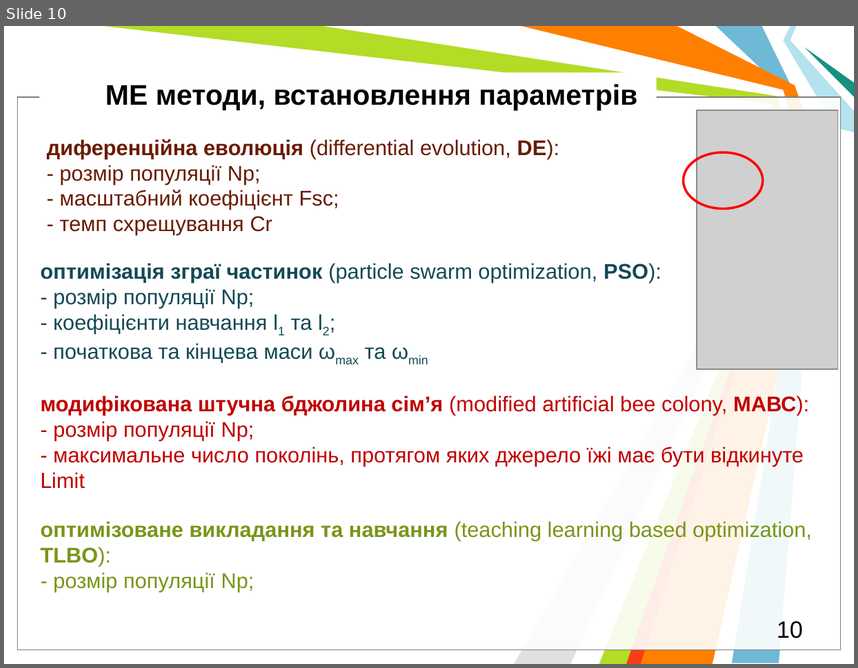
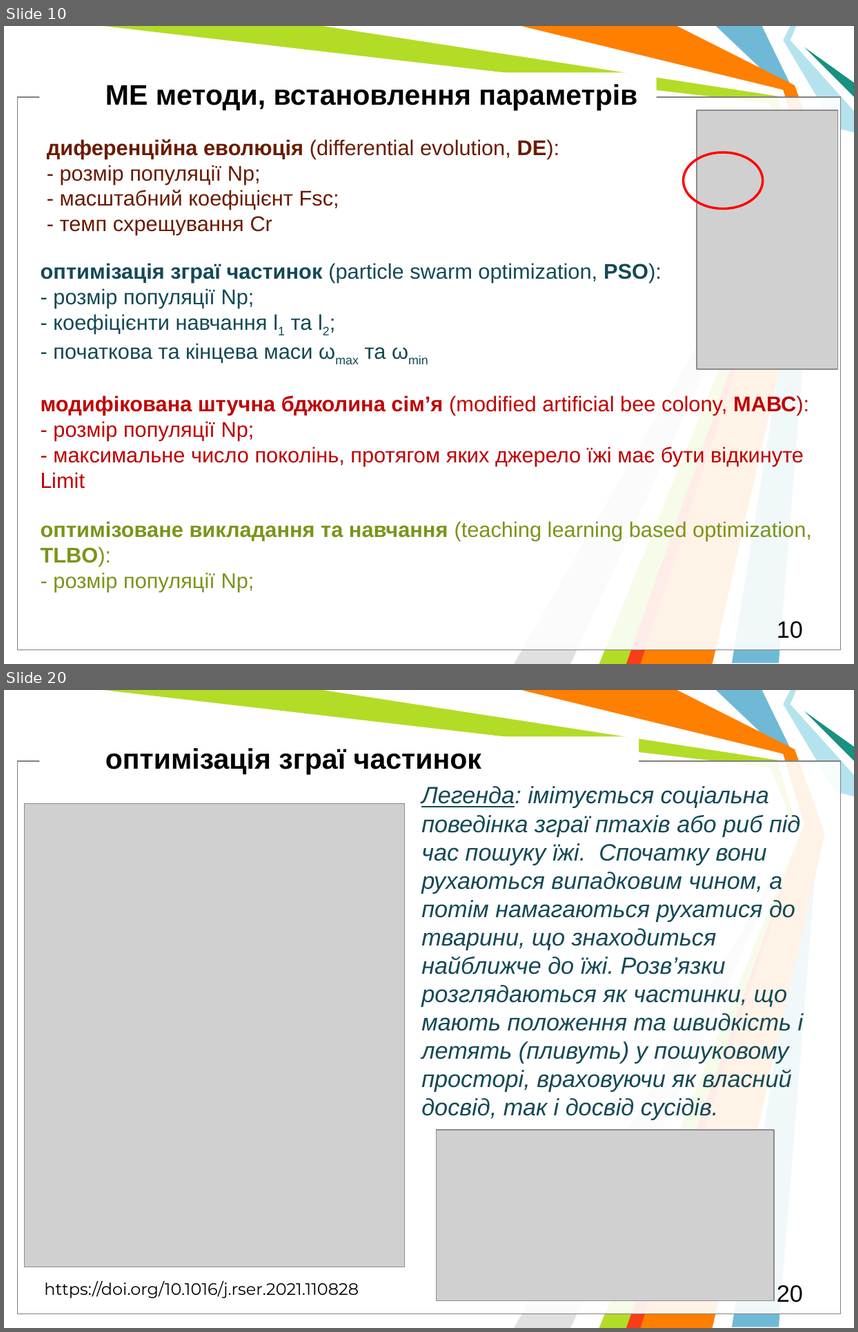
Before and after one commit to l432/NMK, a slide deck: Lecture/DAAD/DAAD_MetaH.pptm. Shown one above the other, each under a label of ours: slide 10 before the commit, slides 10 and 20 after it; the slides between them are not shown. The pictures are 858x668 and 858x1332 pixels, drawn with LibreOffice and Linux fonts; fonts in the diff are those of the drawing; grey boxes stand for pictures; background and template pictures are left out. Boxes give left, top, right and bottom in pixels: in the first picture for what was removed or moved away, otherwise in the second. Text is boxed around its words. In the diff, an @@ line names an element or a change of style, - is before the commit and + after.

```diff
--- a/Lecture/DAAD/DAAD_MetaH.pptm
+++ b/Lecture/DAAD/DAAD_MetaH.pptm
@@ slide 20 added at (4, 690, 854, 1328), background #FFFFFF; not listed: 11 template elements that a slide beside it also shows @@
@@ text added at (105, 748, 481, 774), 24 pt, text #000000, bold @@
+оптимізація зграї частинок
@@ text added at (421, 786, 804, 1120), 20 pt, text #134955, italic @@
+Легенда: імітується соціальна поведінка зграї птахів або риб під час пошуку їжі. Спочатку вони рухаються випадковим чином, а потім намагаються рухатися до тварини, що знаходиться найближче до їжі. Розв’язки розглядаються як частинки, що мають положення та швидкість і летять (пливуть) у пошуковому просторі, враховуючи як власний досвід, так і досвід сусідів.
@@ picture added at (25, 803, 404, 1266) @@
@@ picture added at (436, 1130, 774, 1301) @@
@@ text added at (44, 1280, 359, 1298), 14 pt, text #000000 @@
+https://doi.org/10.1016/j.rser.2021.110828
@@ page number added at (777, 1285, 803, 1302), 20 pt, text #000000 @@
+20
```
Also in this commit, not shown: 2 slides changed, 10 other slides added, 6 slides removed.
